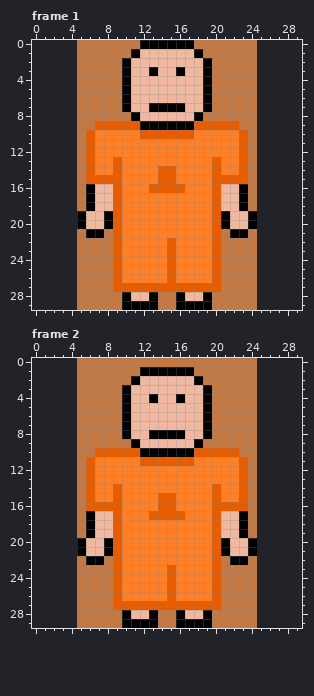
One commit to this animated GIF sprite: WorldOfZuul/src/UI/Tiles/Sprites/Player.gif. Above, as it was before the edit.
The file is 20x30 pixels, 2 frames. Shown: frame 1, frame 2. The old version is drawn lined up with the new one, on the new canvas.
After the commit:
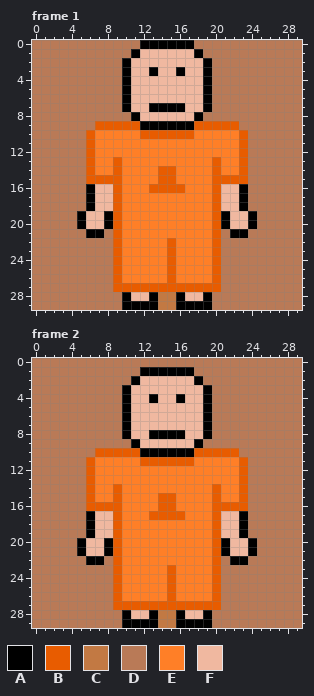
Palette (. is transparent): A #000000  B #e85c00  C #c27943  D #b97a57  E #ff7f27  F #f0b8a0
Difference:
canvas 20x30 -> 30x30, the old top-left corner now at 5,0
Frame 1:
Colour D is added in rows 0 to 29 at x 0 to 4 and 25 to 29.
Colour D replaces colour C in row 0 at x 5 to 11 and 18 to 24; in row 1 at x 5 to 10 and 19 to 24; in rows 2 to 7 at x 5 to 9 and 20 to 24; in row 8 at x 5 to 10 and 19 to 24; in row 9 at x 5 to 6 and 23 to 24; in rows 10 to 18 at x 5 and 24.
Colour D replaces colour C in row 21 at x 5, 8, 21 and 24; in rows 22 to 27 at x 5 to 8 and 21 to 24; in rows 28 to 29 at x 5 to 9 and 20 to 24.
Frame 2:
Colour D is added in rows 0 to 29 at x 0 to 4 and 25 to 29.
Colour D replaces colour C in row 0 at x 5 to 24; in row 1 at x 5 to 11 and 18 to 24; in row 2 at x 5 to 10 and 19 to 24; in rows 3 to 8 at x 5 to 9 and 20 to 24; in row 9 at x 5 to 10 and 19 to 24; in row 10 at x 5 to 6 and 23 to 24.
Colour D replaces colour C in rows 11 to 19 at x 5 and 24; in row 22 at x 5, 8, 21 and 24; in rows 23 to 27 at x 5 to 8 and 21 to 24; in rows 28 to 29 at x 5 to 9 and 20 to 24.
